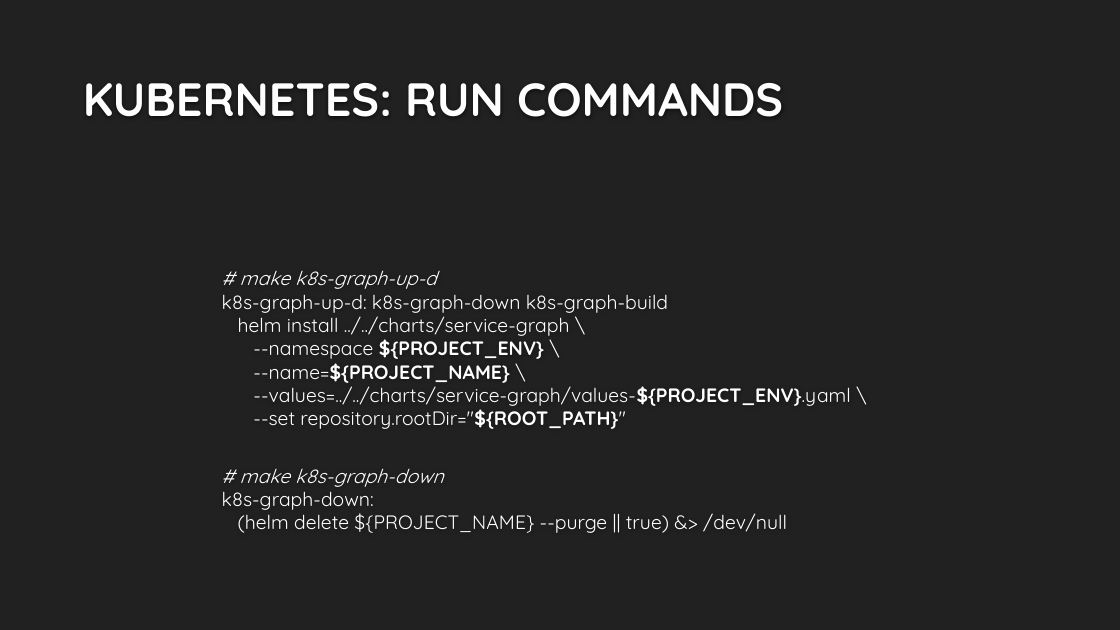
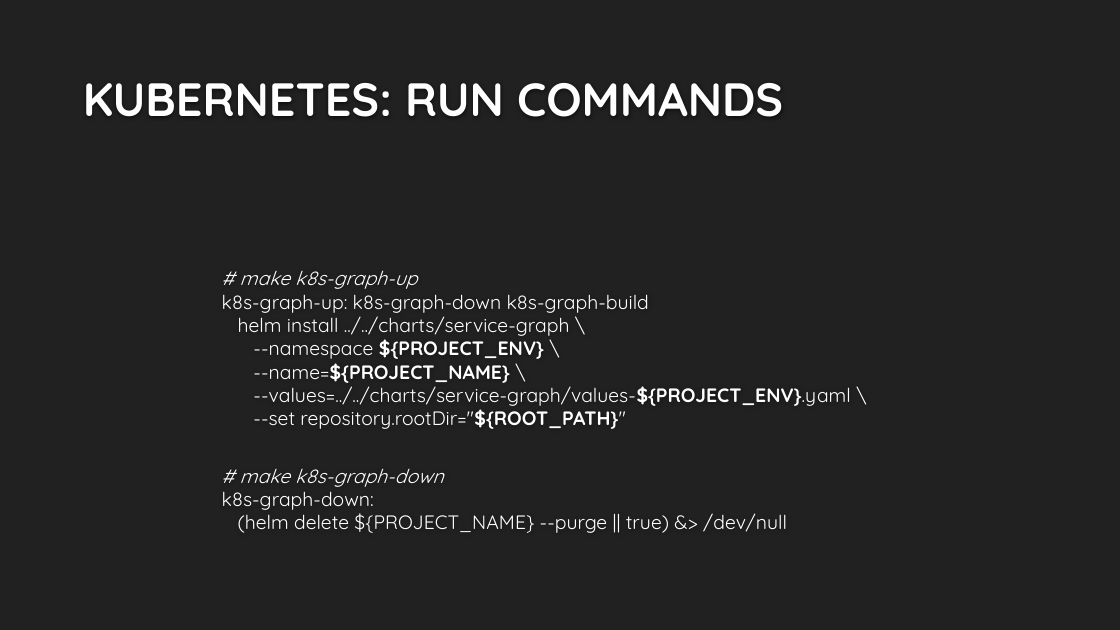
Before and after one commit to bluetechy/NodeJS-Project, a slide deck: slide 13 of Kubernetes Workshop.pptx. Drawn at 1120x630 pixels with LibreOffice and Linux fonts; fonts in the diff are those of the drawing; background and template pictures are left out. Boxes give left, top, right and bottom in pixels: in the first picture for what was removed or moved away, otherwise in the second. Text is boxed around its words. In the diff, an @@ line names an element or a change of style, - is before the commit and + after.

Commit message:
renamed command.

```diff
--- a/Kubernetes Workshop.pptx
+++ b/Kubernetes Workshop.pptx
@@ text at (222, 270, 850, 429): text changed @@
-# make k8s-graph-up-d
-k8s-graph-up-d: k8s-graph-down k8s-graph-build
-helm install ../../charts/service-graph \
---namespace ${PROJECT_ENV} \
---name=${PROJECT_NAME} \
---values=../../charts/service-graph/values-${PROJECT_ENV}.yaml \
---set repository.rootDir="${ROOT_PATH}"
+# make k8s-graph-up
+k8s-graph-up: k8s-graph-down k8s-graph-build
+helm install ../../charts/service-graph \
+--namespace ${PROJECT_ENV} \
+--name=${PROJECT_NAME} \
+--values=../../charts/service-graph/values-${PROJECT_ENV}.yaml \
+--set repository.rootDir="${ROOT_PATH}"
```
Also in this commit, not shown: 1 other slide changed, 1 other file.
